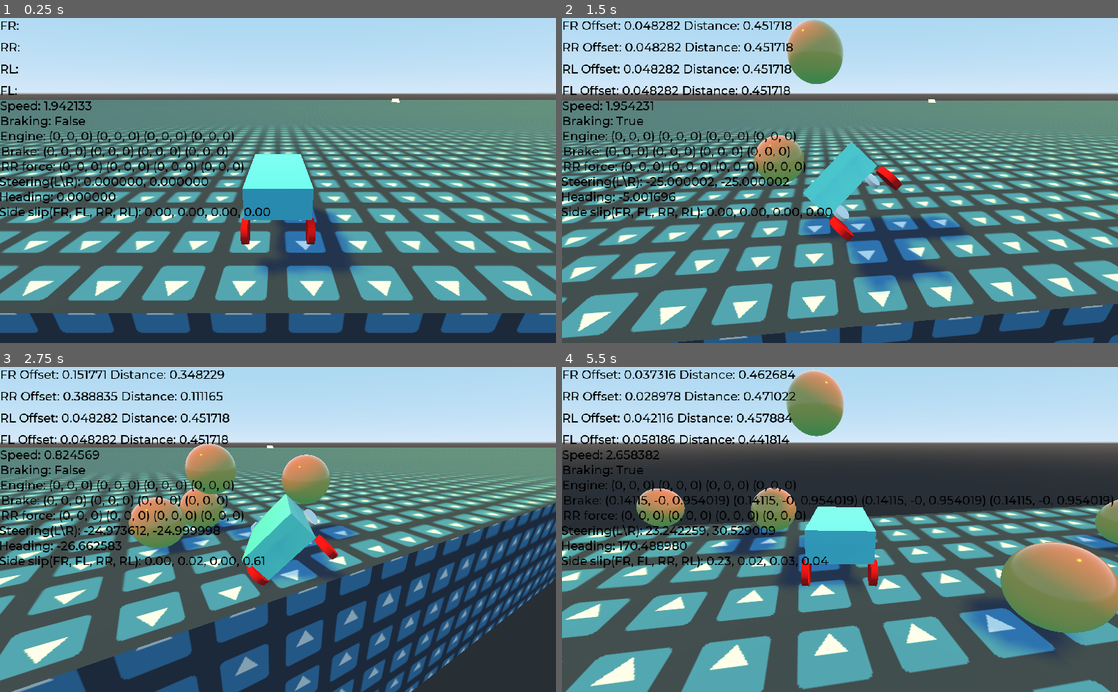
Above: before the commit, frames 1-4 (two rows, left to right).
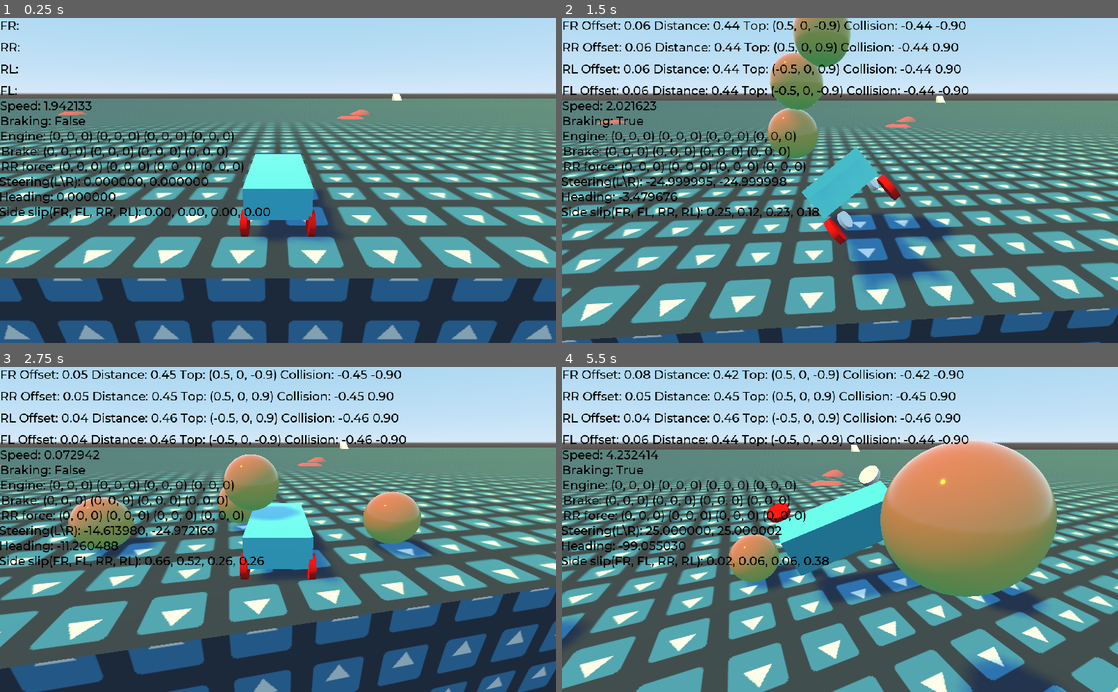
Above: after the commit, the same moments.

Repository: nxidplease/Car-Prototype
Game: Godot game, scene res://Main.tscn
Same seed, same stepped clock (60 frames per second), same inputs: the game is played once before the commit and once after it. The engine's default icon, where the game draws it, is replaced by a stand-in: a white triangle on a blue panel in a dark square.
Inputs:
- Up to frame 1 (0.25 s): no input
- Up to frame 2 (1.5 s): tap Enter (drop_ball) at 0.5, 1.35 s; hold Right (ui_right) 0.53-1.28 s; hold Enter (drop_ball) 0.53-1.28 s; tap Space (jump) at 0.77 s; hold Down (ui_down) from 1.28 s (still down)
- Up to frame 3 (2.75 s): tap Space (jump) at 1.52 s; release Down (ui_down) at 2.03 s; hold Right (ui_right) from 2.03 s (still down); hold Enter (drop_ball) from 2.03 s (still down)
- Up to frame 4 (5.5 s): release Right (ui_right) at 2.78 s; release Enter (drop_ball) at 2.78 s; hold Up (ui_up) 2.78-3.53 s; tap Enter (drop_ball) at 2.85, 4.35 s; tap Space (jump) at 3.02, 3.77, 4.52 s; hold Enter (drop_ball) 3.53-4.28 s; hold Left (ui_left) 3.53-5.03 s; hold Down (ui_down) from 5.03 s (still down); hold Enter (drop_ball) from 5.03 s (still down)

The runs differ from the first frame. In frame 1, 42% of the frame differs, in the area x 0-100%, y 23-100%; in frame 2, 33%; in frame 3, 52%; in frame 4, 64%, in the area x 0-100%, y 0-100%.

Commit message:
fixed car squating at speed

Diff:
--- a/Car.gd
+++ b/Car.gd
@@ -266,17 +266,17 @@
 			wheelSteerAngle[1] = angle
 
 
-func _on_RayCast_update_offset(offset, distance):
-	emit_signal("update_offset", "FR", offset, distance)
-
-
-func _on_RayCast2_update_offset(offset, distance):
-	emit_signal("update_offset", "RR", offset, distance)
-
-
-func _on_RayCast3_update_offset(offset, distance):
-	emit_signal("update_offset", "RL", offset, distance)
-
-
-func _on_RayCast4_update_offset(offset, distance):
-	emit_signal("update_offset", "FL", offset, distance)
+func _on_RayCast_update_offset(offset, distance, topPos, colPos):
+	emit_signal("update_offset", "FR", offset, distance, topPos, colPos)
+
+
+func _on_RayCast2_update_offset(offset, distance, topPos, colPos):
+	emit_signal("update_offset", "RR", offset, distance, topPos, colPos)
+
+
+func _on_RayCast3_update_offset(offset, distance, topPos, colPos):
+	emit_signal("update_offset", "RL", offset, distance, topPos, colPos)
+
+
+func _on_RayCast4_update_offset(offset, distance, topPos, colPos):
+	emit_signal("update_offset", "FL", offset, distance, topPos, colPos)
--- a/Car.tscn
+++ b/Car.tscn
@@ -38,9 +38,9 @@
 enabled = true
 collision_mask = 4
 script = ExtResource( 2 )
-spring_strength = 500.0
+spring_strength = 450.0
 default_dist_from_groud = 0.5
-damping_strength = 50.0
+damping_strength = 25.0
 car_body_path = NodePath("..")
 
 [node name="Tyre" type="MeshInstance" parent="RL"]
@@ -53,9 +53,9 @@
 enabled = true
 collision_mask = 4
 script = ExtResource( 2 )
-spring_strength = 500.0
+spring_strength = 450.0
 default_dist_from_groud = 0.5
-damping_strength = 50.0
+damping_strength = 25.0
 car_body_path = NodePath("..")
 
 [node name="Tyre" type="MeshInstance" parent="FL"]
@@ -67,9 +67,9 @@
 enabled = true
 collision_mask = 4
 script = ExtResource( 2 )
-spring_strength = 500.0
+spring_strength = 450.0
 default_dist_from_groud = 0.5
-damping_strength = 50.0
+damping_strength = 25.0
 car_body_path = NodePath("..")
 
 [node name="Tyre" type="MeshInstance" parent="FR"]
@@ -81,9 +81,9 @@
 enabled = true
 collision_mask = 4
 script = ExtResource( 2 )
-spring_strength = 500.0
+spring_strength = 450.0
 default_dist_from_groud = 0.5
-damping_strength = 50.0
+damping_strength = 25.0
 car_body_path = NodePath("..")
 
 [node name="Tyre" type="MeshInstance" parent="RR"]
--- a/Main.gd
+++ b/Main.gd
@@ -1,15 +1,15 @@
 extends Node
 
-const offset_str = "%s Offset: %f Distance: %f"
+const offset_str = "%s Offset: %.2f Distance: %.2f Top: %s Collision: %.2f %.2f"
 
 var prev_RR_time = 0
 var prev_FR_time = 0
 var prev_self_align_time = 0
 
-func _on_Car_update_offset(wheel, offset, distance):
+func _on_Car_update_offset(wheel, offset, distance, topPos, colPos):
 	match wheel:
 		"FR":
-			$UI/FR_offset.text = offset_str % ["FR", offset, distance]
+			$UI/FR_offset.text = offset_str % ["FR", offset, distance, topPos, colPos.y, colPos.z]
 
 #			print("Front: %f" % force_mag)
 
@@ -19,7 +19,7 @@
 #				print($UI/FR_Spring_Force.position.x)
 				prev_FR_time = curr_msec
 		"RR":
-			$UI/RR_offset.text = offset_str % ["RR", offset, distance]
+			$UI/RR_offset.text = offset_str % ["RR", offset, distance, topPos, colPos.y, colPos.z]
 
 #			print("Rear: %f\n" % force_mag)
 
@@ -29,9 +29,9 @@
 #				print($UI/FR_Spring_Force.position.x)
 				prev_RR_time = curr_msec
 		"RL":
-			$UI/RL_offset.text = offset_str % ["RL", offset, distance]
+			$UI/RL_offset.text = offset_str % ["RL", offset, distance, topPos, colPos.y, colPos.z]
 		"FL":
-			$UI/FL_offset.text = offset_str % ["FL", offset, distance]
+			$UI/FL_offset.text = offset_str % ["FL", offset, distance, topPos, colPos.y, colPos.z]
 
 func _physics_process(_delta):
 	$UI/Speed.text = "Speed: %f" % $Car.linear_velocity.length()
--- a/Main.tscn
+++ b/Main.tscn
@@ -52,7 +52,7 @@
 shadow_enabled = true
 
 [node name="Car" parent="." instance=ExtResource( 1 )]
-transform = Transform( 1, 0, 0, 0, 1, 0, 0, 0, 1, 0, 2.85481, -498.17 )
+transform = Transform( 1, 0, 0, 0, 1, 0, 0, 0, 1, 0, 2.3049, -498.17 )
 engineForceCurve = SubResource( 4 )
 front_grip_curve = ExtResource( 9 )
 rear_grip_curve = ExtResource( 8 )
@@ -188,7 +188,7 @@
 width = 2.0
 default_color = Color( 1, 0.0196078, 0.0196078, 1 )
 
-[node name="Camera" type="Camera" parent="."]
+[node name="FollowCamera" type="Camera" parent="."]
 transform = Transform( 1, 0, 0, 0, 0.949612, 0.313429, 0, -0.313429, 0.949612, 0, 3.4577, -175.17 )
 current = true
 script = ExtResource( 4 )
@@ -196,15 +196,15 @@
 back_offset = 4.0
 
 [node name="Obstacle" parent="." instance=ExtResource( 6 )]
-transform = Transform( 0.361625, 0, 0.932324, 0, 1, 0, -0.932324, 0, 0.361625, -6.3145, -0.265923, -481.332 )
+transform = Transform( 0.361625, 0, 0.932324, 0, 1, 0, -0.932324, 0, 0.361625, -6.3145, 0.738617, -481.332 )
 
 [node name="Obstacle2" parent="." instance=ExtResource( 6 )]
-transform = Transform( 0.313516, 0.498367, 0.808293, -0.180222, 0.866966, -0.464639, -0.932324, 0, 0.361625, -8.22008, -0.235006, -477.08 )
+transform = Transform( 0.313516, 0.498367, 0.808293, -0.180222, 0.866966, -0.464639, -0.932324, 0, 0.361625, -8.22008, 0.769534, -477.08 )
 
 [node name="Obstacle3" parent="." instance=ExtResource( 6 )]
-transform = Transform( -0.174092, -0.021553, 0.984493, -0.287664, 0.957264, -0.0299121, -0.941776, -0.288411, -0.172853, 21.3984, -0.210375, -477.08 )
+transform = Transform( -0.174092, -0.021553, 0.984493, -0.287664, 0.957264, -0.0299121, -0.941776, -0.288411, -0.172853, 21.3984, 0.794165, -477.08 )
 
 [node name="Ramp" parent="." instance=ExtResource( 7 )]
-transform = Transform( 0.967237, 0, -0.253876, 0, 1, 0, 0.253876, 0, 0.967237, -37.0314, 1.5, -425.534 )
+transform = Transform( 0.967237, 0, -0.253876, 0, 1, 0, 0.253876, 0, 0.967237, -37.0314, 2.50454, -425.534 )
 
 [connection signal="update_offset" from="Car" to="." method="_on_Car_update_offset"]
--- a/Wheel.gd
+++ b/Wheel.gd
@@ -38,8 +38,9 @@
 		return 0
 
 	var force_mag = spring_force + dampening_force
+	#var force_mag = spring_force
 
-	emit_signal("update_offset", curr_offset, distance)
+	emit_signal("update_offset", curr_offset, distance, translation, localCollisionPoint)
 
 	return force_mag
 #	return spring_force
@@ -52,6 +53,8 @@
 	#return force_mag * get_collision_normal()
 
 func getSpringForce():
+	force_raycast_update()
+	force_update_transform()
 	if is_colliding():
 		var collisionPoint = get_collision_point()
 #		print(to_local(collisionPoint))
@@ -66,8 +69,8 @@
 	return transform * $Tyre.translation
 
 func _process(_delta):
-	force_raycast_update()
-	force_update_transform()
+	#force_raycast_update()
+	#force_update_transform()
 	if is_colliding():
 		$Tyre.translation = to_local(get_collision_point()) + transform.basis.y*tyre_radius
 	else:
